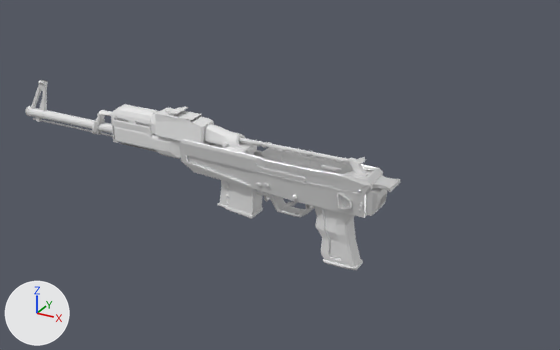
A saved change to the FBX model New Game Unity project/Assets/Models/AK-series/Full/Ak.fbx.
Both versions are drawn from a camera (50 mm lens) standing at (0.96, -2.53, 1.26) and looking at (-0.49, 0.09, -0.05). Lighting does not change. The marker at lower left points along +X, +Y and +Z. Where no turn or scale is listed for an object, it has been applied to the vertices. Vertices at the same position are counted once.

The first picture shows 'Forearm', 'GasTube', 'Handle', 'LowCharge(AK)', 'Ramrod', 'Receiver', 'Spring', 'TheBarrel', 'Valve'.
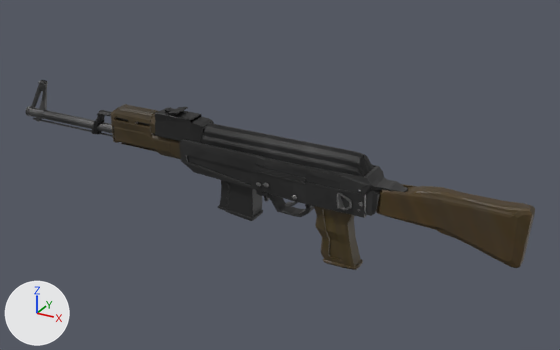
Where the newer file only moved an object's origin or applied its transform, the numbers keep the older frame.

What differs and where, as boxes (x1, y1, x2, y2) in the pictures (560 x 350 px; the box of a moved part takes in the faces that stretch with it):
'Receiver', surface changed, reshaped (grey to black): before (179, 139, 401, 218); after (179, 139, 408, 218)
'ButtOfTheWeapon', added (brown): after (376, 184, 535, 268)
'ReceiverCover', added: after (201, 123, 374, 177)
'Forearm', surface changed (grey to brown): (111, 104, 181, 160) in both
'Handle', surface changed (grey to brown): (314, 206, 363, 270) in both
'GasTube', surface changed (grey to black): (92, 107, 214, 144) in both
'LowCharge(AK)', surface changed, moved (grey to black): before (217, 180, 263, 218); after (218, 180, 263, 221)
'TheBarrel', surface changed (white to grey): (26, 80, 112, 133) in both
'Valve', surface changed: (205, 124, 257, 155) in both
'Spring', surface changed: (239, 137, 371, 176) in both
'Ramrod', surface changed: (33, 118, 113, 137) in both
part 1 of me_cube_002, moved or reshaped: before (179, 139, 401, 213); after (179, 139, 408, 213)

What changed in the scene script:
```text
Change mat_thebarrel:
    add n2 = _N.new('ShaderNodeTexImage'); n2.name = 'Image Texture'
    add n2.image = img_thebarrel_png
    add n3 = _N.new('ShaderNodeTexImage'); n3.name = 'Image Texture.001'
    add n3.image = img_thebarrel_metallic__png
    where n0 = _N.new('ShaderNodeBsdfPrincipled'); n0.name = 'Principled BSDF'
    add _L.new(n2.outputs[0], n0.inputs[0])  # 'Color' to 'Base Color'
    add _L.new(n2.outputs[1], n0.inputs[4])  # 'Alpha' to 'Alpha'
    add _L.new(n3.outputs[0], n0.inputs[1])  # 'Color' to 'Metallic'
Change mat_forearm:
    remove mat_forearm.base_color = (0.8, 0.8, 0.8)  # white #e7e7e7
    add mat_forearm.texture = img_forearm_wood__png
Change mat_charge:
    remove mat_charge.base_color = (0.8, 0.8, 0.8)  # white #e7e7e7
    add mat_charge.texture = img_lowcharge_ak__png
Change mat_handle:
    remove mat_handle.base_color = (0.8, 0.8, 0.8)  # white #e7e7e7
    add mat_handle.texture = img_handle_wood__png
Change mat_receiver:
    where n2 = _N.new('ShaderNodeTexImage'); n2.name = 'Image Texture'
    where n0 = _N.new('ShaderNodeBsdfPrincipled'); n0.name = 'Principled BSDF'
    remove _L.new(n2.outputs[0], n0.inputs[1])  # 'Color' to 'Metallic'
    n2.image: img_receiver_metallic__png -> img_receiver_png
    add n3 = _N.new('ShaderNodeTexImage'); n3.name = 'Image Texture.001'
    add n3.image = img_receiver_metallic__png
    add _L.new(n2.outputs[0], n0.inputs[0])  # 'Color' to 'Base Color'
    add _L.new(n2.outputs[1], n0.inputs[4])  # 'Alpha' to 'Alpha'
    add _L.new(n3.outputs[0], n0.inputs[1])  # 'Color' to 'Metallic'
Change mat_valvechamber:
    add n2 = _N.new('ShaderNodeTexImage'); n2.name = 'Image Texture'
    add n2.image = img_valvechamber_png
    add n3 = _N.new('ShaderNodeTexImage'); n3.name = 'Image Texture.001'
    add n3.image = img_valvechamber_metallic__png
    where n0 = _N.new('ShaderNodeBsdfPrincipled'); n0.name = 'Principled BSDF'
    add _L.new(n2.outputs[0], n0.inputs[0])  # 'Color' to 'Base Color'
    add _L.new(n2.outputs[1], n0.inputs[4])  # 'Alpha' to 'Alpha'
    add _L.new(n3.outputs[0], n0.inputs[1])  # 'Color' to 'Metallic'
Change mat_gastube:
    add n2 = _N.new('ShaderNodeTexImage'); n2.name = 'Image Texture'
    add n2.image = img_gastube_png
    add n3 = _N.new('ShaderNodeTexImage'); n3.name = 'Image Texture.001'
    add n3.image = img_gastube_metallic__png
    where n0 = _N.new('ShaderNodeBsdfPrincipled'); n0.name = 'Principled BSDF'
    add _L.new(n2.outputs[0], n0.inputs[0])  # 'Color' to 'Base Color'
    add _L.new(n2.outputs[1], n0.inputs[4])  # 'Alpha' to 'Alpha'
    add _L.new(n3.outputs[0], n0.inputs[1])  # 'Color' to 'Metallic'
Change mat_spring:
    add n2 = _N.new('ShaderNodeTexImage'); n2.name = 'Image Texture'
    add n2.image = img_spring_png
    add n3 = _N.new('ShaderNodeTexImage'); n3.name = 'Image Texture.001'
    add n3.image = img_spring_metallic__png
    where n0 = _N.new('ShaderNodeBsdfPrincipled'); n0.name = 'Principled BSDF'
    add _L.new(n2.outputs[0], n0.inputs[0])  # 'Color' to 'Base Color'
    add _L.new(n2.outputs[1], n0.inputs[4])  # 'Alpha' to 'Alpha'
    add _L.new(n3.outputs[0], n0.inputs[1])  # 'Color' to 'Metallic'
Add mat_receivercover:
    mat_receivercover = bpy.data.materials.new('ReceiverCover')
    # uses the picture img_receivercover_metallic__png
    # uses the picture img_receivercover_png
Change me_cube_002:
    remove me_cube_002.from_pydata(...)  # 1419 vertices, 1353 faces; spans x -0.879..0.059, y -0.093..0.084, z -0.17..0.08
    add me_cube_002.from_pydata(...)  # 1432 vertices, 1364 faces; spans x -0.879..0.102, y -0.093..0.084, z -0.17..0.085
    me_cube_002 part 1: 174 vertices moved from x -0.874..0.059, y -0.071..0.071, z -0.057..0.08 to x -0.874..0.102, y -0.069..0.071, z -0.057..0.085; 21 vertices removed from x -0.52..0.058, y 0.042..0.069, z 0.036..0.065; 34 vertices added at x -0.436..0.093, y 0.026..0.069, z 0.03..0.085
Change ob_lowcharge_ak:
    ob_lowcharge_ak.location: (-0.625, 0.0, -0.104) -> (-0.625, 0.0, -0.117)
Add ob_buttoftheweapon:
    ob_buttoftheweapon = bpy.data.objects.new('ButtOfTheWeapon', me_cube_005)  # 366 vertices, 348 faces; spans x -0.108..0.503, y -0.047..0.045, z -0.158..0.078; in mat_buttoftheweapon (picture img_buttoftheweapon_png)
    ob_buttoftheweapon.location = (0.064, 0.002, 0.003)
Add ob_receivercover:
    ob_receivercover = bpy.data.objects.new('ReceiverCover', me_circle_001)  # 271 vertices, 264 faces; spans x -0.673..0.081, y -0.06..0.06, z 0.0..0.079
    ob_receivercover.location = (-0.122, 0.0, 0.078)
```
